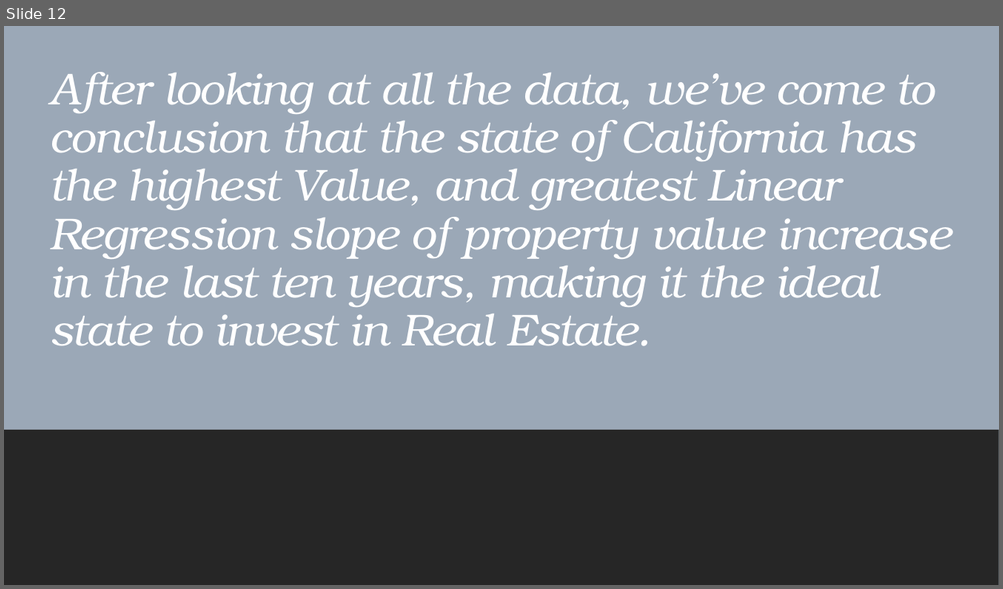
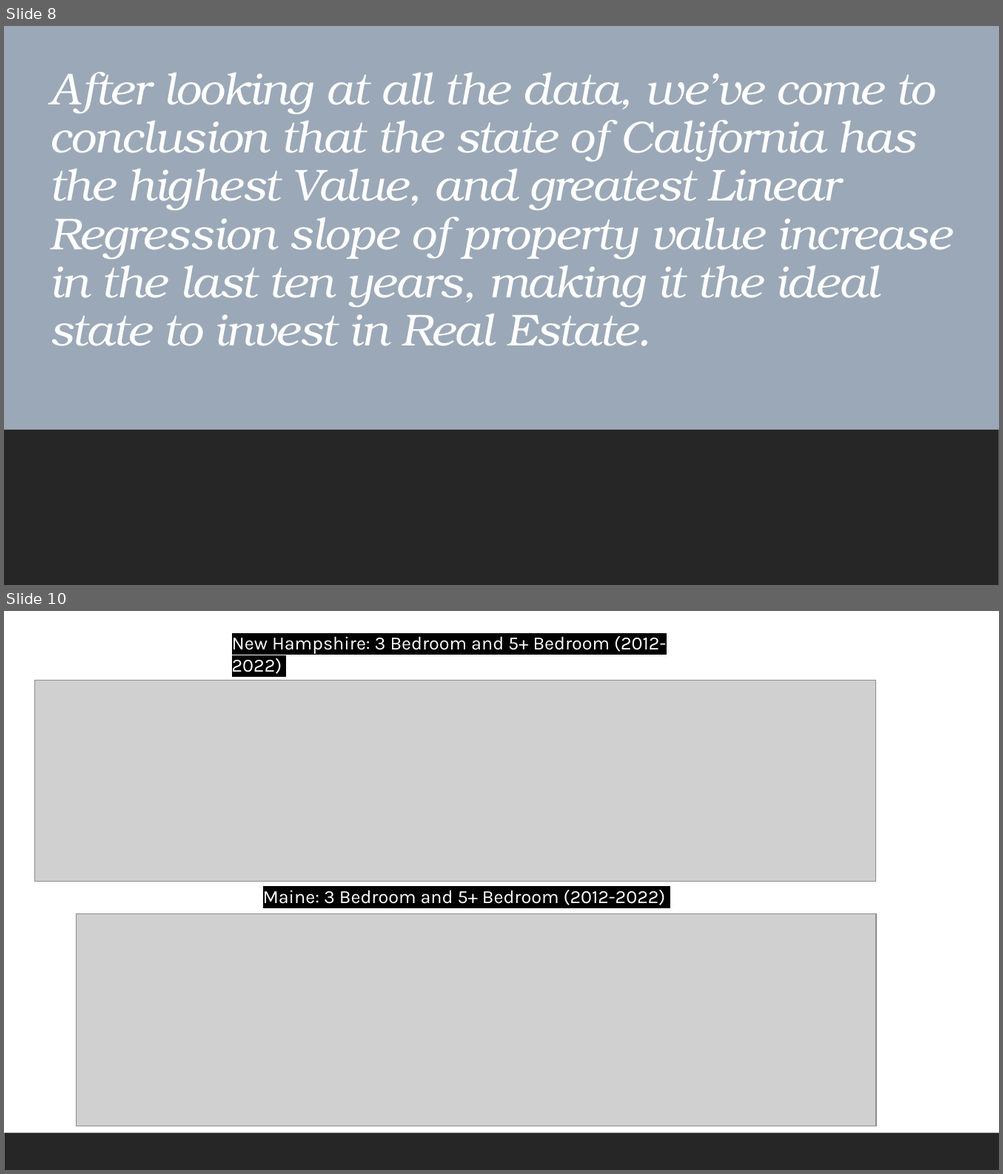
Before and after one commit to Arnawutu/Project1Group10, a slide deck: Main_Data/Nasdaq Real Estate Data Cleaning.pptx. Shown one above the other, each under a label of ours: slide 12 before the commit, slides 8 and 10 after it; the slides between them are not shown. The pictures are 1003x589 and 1003x1174 pixels, drawn with LibreOffice and Linux fonts; fonts in the diff are those of the drawing; grey boxes stand for pictures. Boxes give left, top, right and bottom in pixels: in the first picture for what was removed or moved away, otherwise in the second. Text is boxed around its words. In the diff, an @@ line names an element or a change of style, - is before the commit and + after.

```diff
--- a/Main_Data/Nasdaq Real Estate Data Cleaning.pptx
+++ b/Main_Data/Nasdaq Real Estate Data Cleaning.pptx
@@ slide 10 added at [4,611,999,1170], background #FFFFFF; not listed: 1 template element that a slide beside it also shows @@
@@ text added at [232,636,666,674], 18 pt, text #FFFFFF @@
+New Hampshire: 3 Bedroom and 5+ Bedroom (2012-2022)
@@ picture added at [35,681,876,881] @@
@@ text added at [263,890,666,906], 18 pt, text #FFFFFF @@
+Maine: 3 Bedroom and 5+ Bedroom (2012-2022)
@@ picture added at [77,914,876,1127] @@
@@ what was slide 12 is now slide 8 @@
```
Also in this commit, not shown: 3 other slides added, 4 slides removed, 1 other file.
